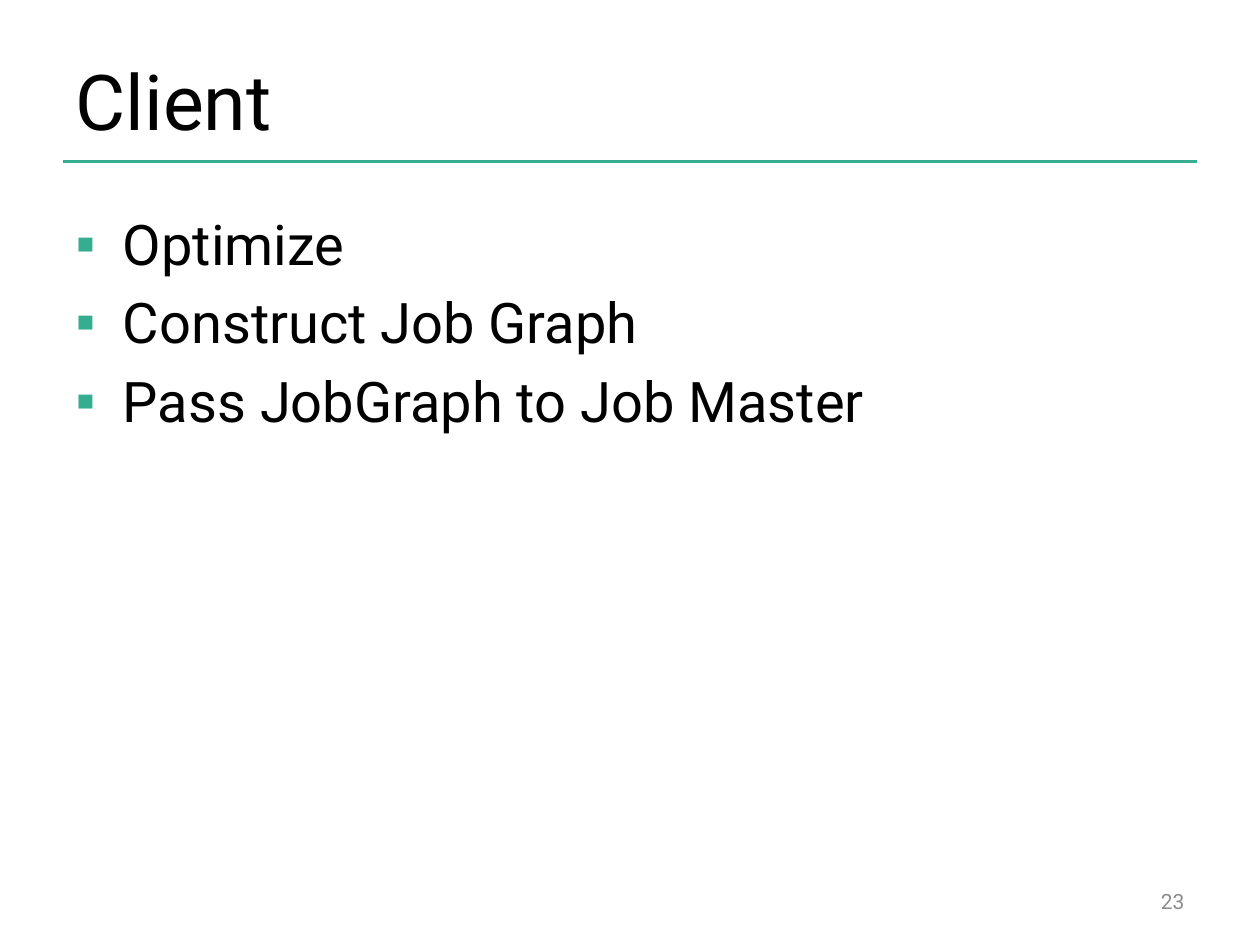
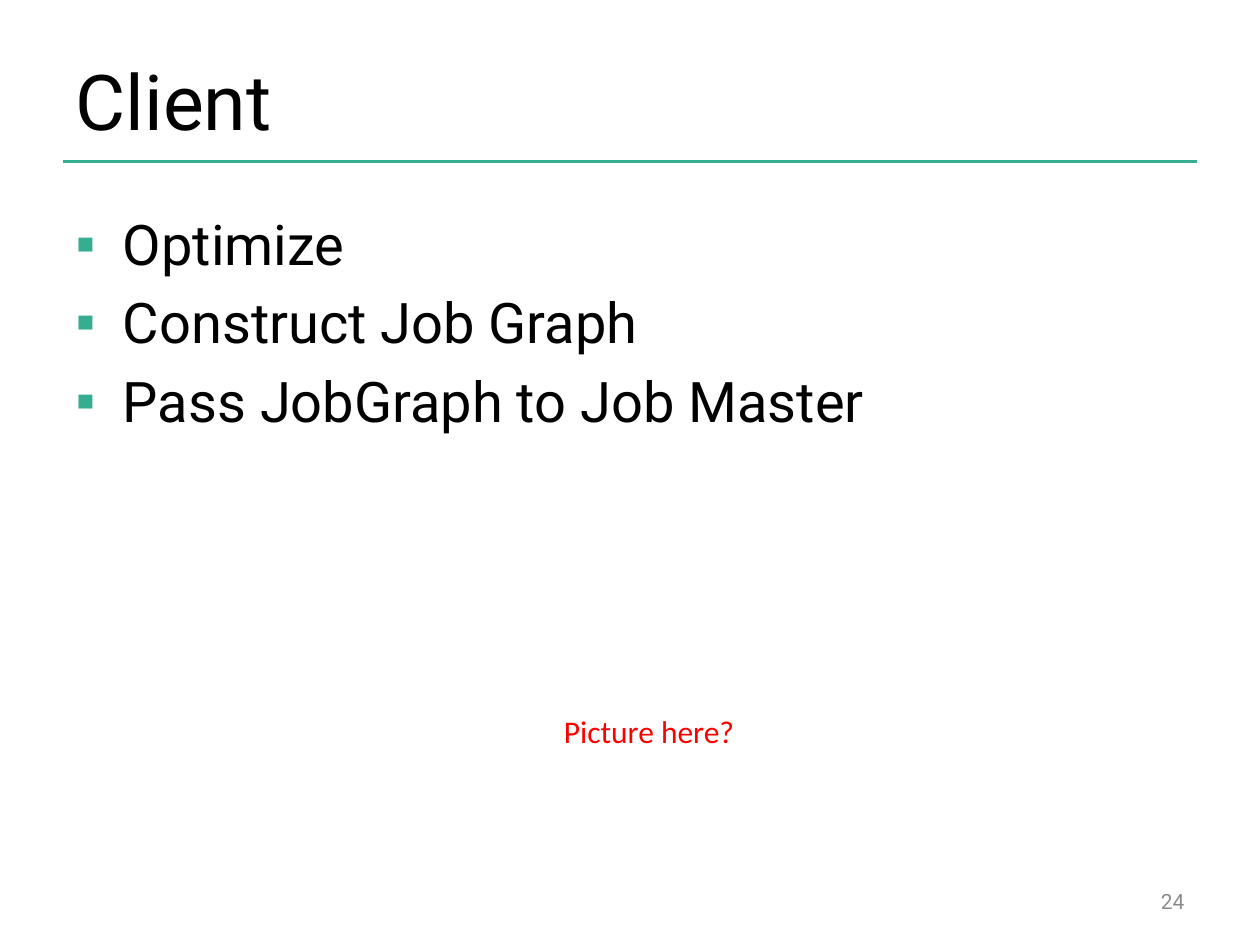
Before and after one commit to dataArtisans/flink-training-web, a slide deck: slide 24 of slides/flink_overview.pptx (slide 23 before the commit). Drawn at 1260x945 pixels with LibreOffice and Linux fonts; fonts in the diff are those of the drawing; background and template pictures are left out. Boxes give left, top, right and bottom in pixels: in the first picture for what was removed or moved away, otherwise in the second. Text is boxed around its words. In the diff, an @@ line names an element or a change of style, - is before the commit and + after.

```diff
--- a/slides/flink_overview.pptx
+++ b/slides/flink_overview.pptx
@@ text added at bbox=[564, 721, 734, 744], 18 pt, text #FF0000 @@
+Picture here?
@@ page number at bbox=[1161, 894, 1185, 909]: text changed @@
-23
+24
```
Also in this commit, not shown: 2 other slides changed, 6 slides added, 8 slides removed.
